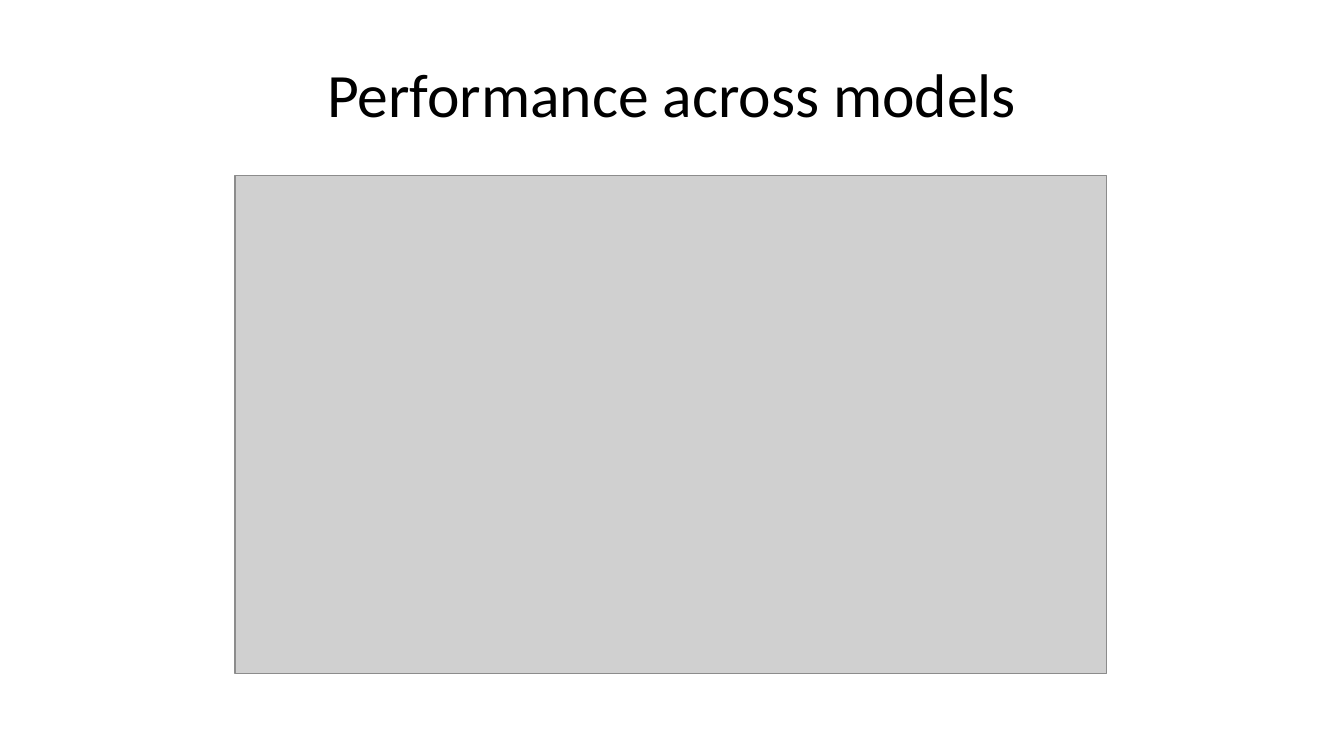
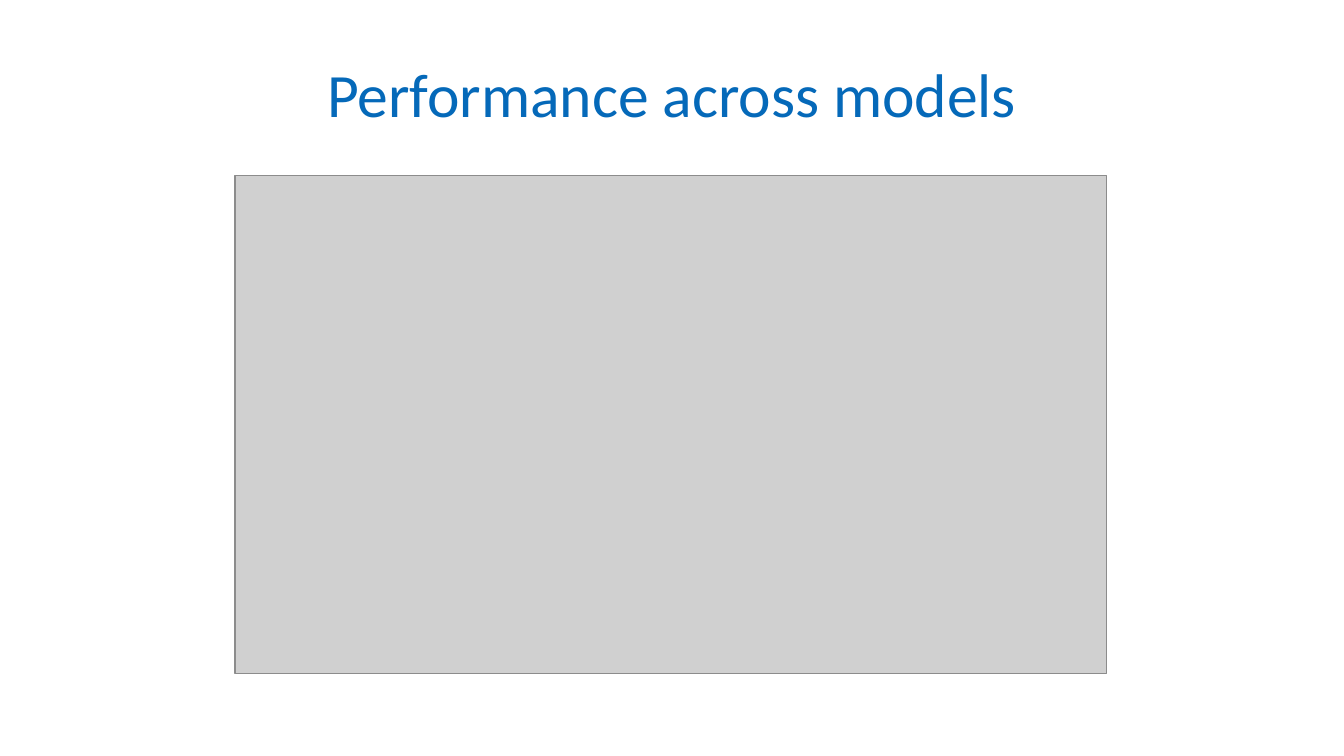
Before and after one commit to Patrick941/MAIProject, a slide deck: slide 11 of Presentation/presentation.odp. Drawn at 1344x756 pixels with LibreOffice and Linux fonts; fonts in the diff are those of the drawing; grey boxes stand for pictures; background and template pictures are left out. Boxes give left, top, right and bottom in pixels: in the first picture for what was removed or moved away, otherwise in the second. Text is boxed around its words. In the diff, an @@ line names an element or a change of style, - is before the commit and + after.

```diff
--- a/Presentation/presentation.odp
+++ b/Presentation/presentation.odp
@@ title "Performance across models" at (x1=327, y1=74, x2=1016, y2=118): text colour #000000 to #0569B9 @@
```
Also in this commit, not shown: 12 other slides changed.
